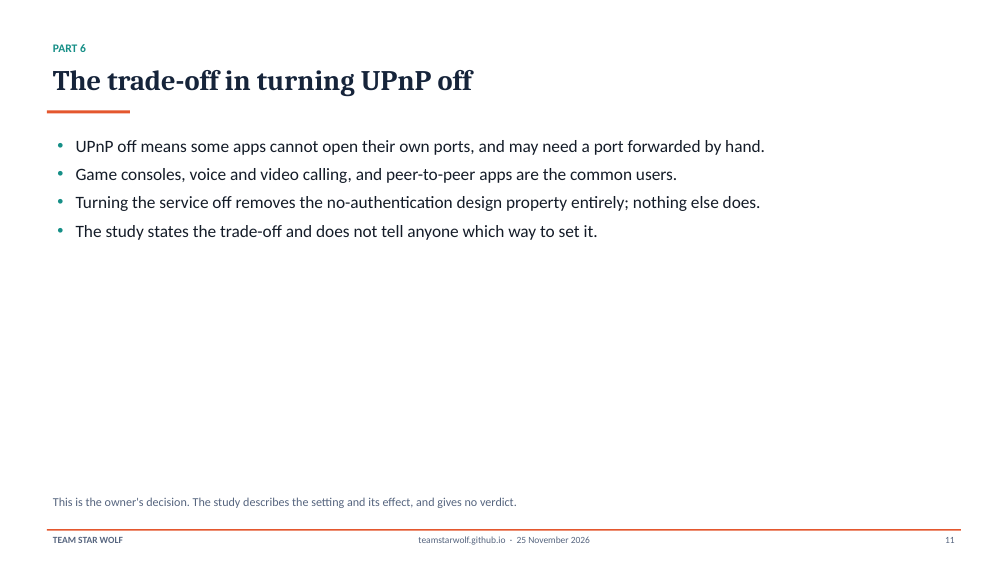
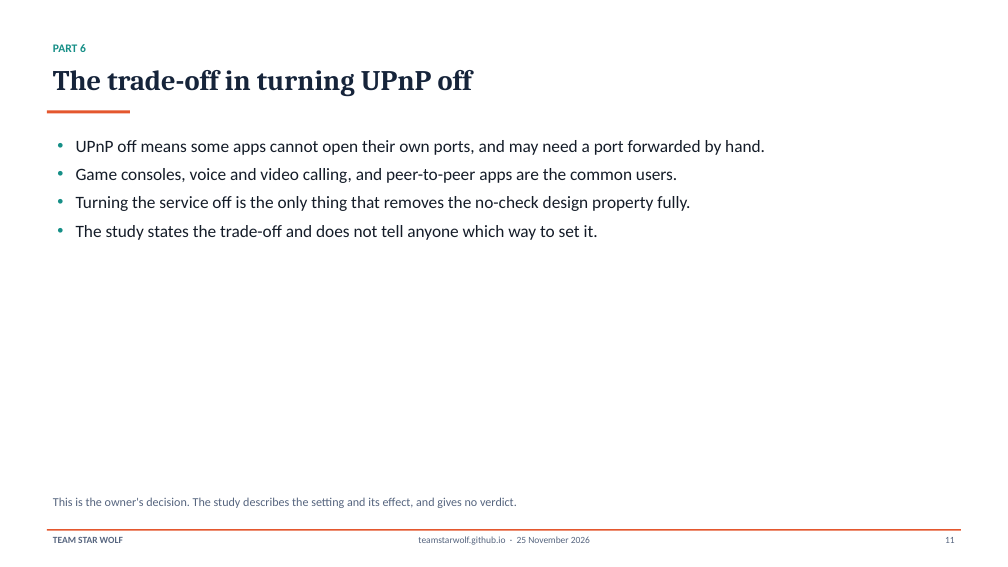
Before and after one commit to TeamStarWolf/TeamStarWolf, a slide deck: slide 11 of case-studies/slides/UPnP_Home_Network_Case_Study.pptx. Drawn at 1008x567 pixels with LibreOffice and Linux fonts; fonts in the diff are those of the drawing. Boxes give left, top, right and bottom in pixels: in the first picture for what was removed or moved away, otherwise in the second. Text is boxed around its words. In the diff, an @@ line names an element or a change of style, - is before the commit and + after.

```diff
--- a/case-studies/slides/UPnP_Home_Network_Case_Study.pptx
+++ b/case-studies/slides/UPnP_Home_Network_Case_Study.pptx
@@ text at <box>76,196,690,211</box>: text changed @@
-• Turning the service off removes the no-authentication design property entirely; nothing else does.
+• Turning the service off is the only thing that removes the no-check design property fully.
```
Also in this commit, not shown: 12 other slides changed, 7 other files.
